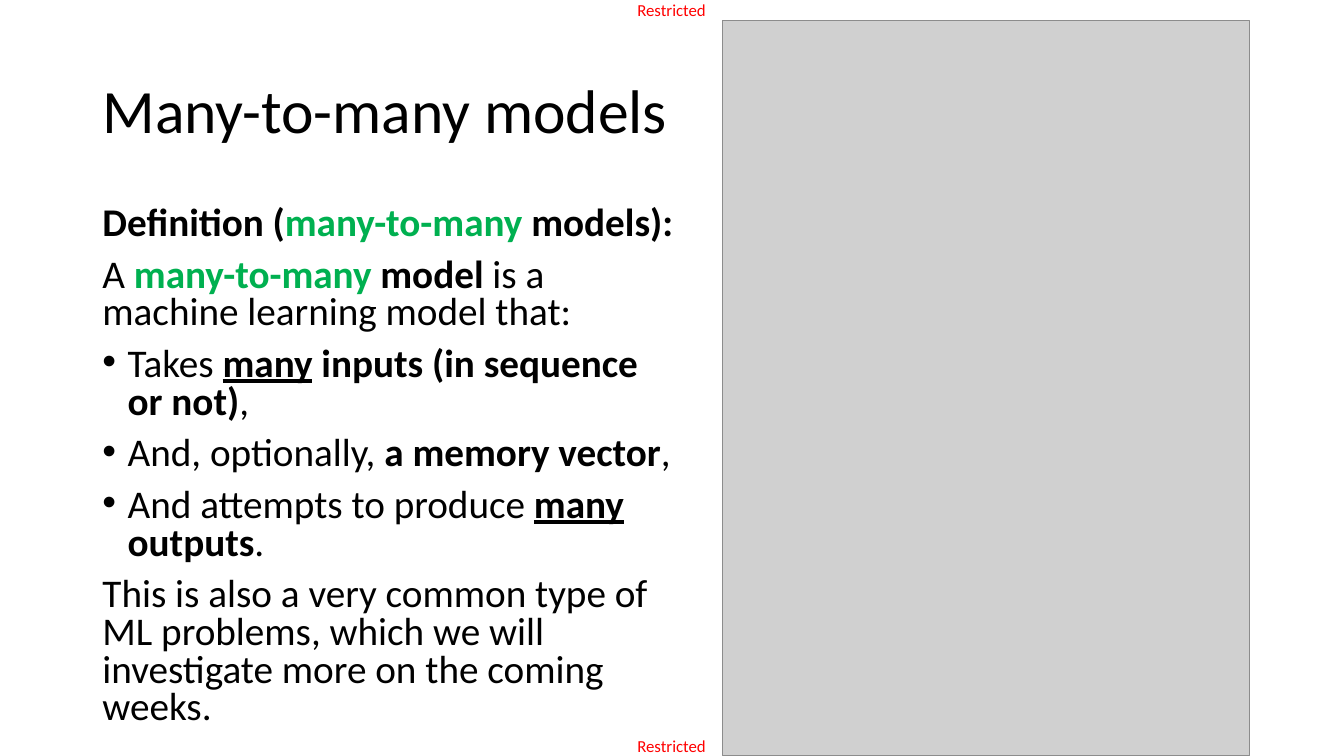
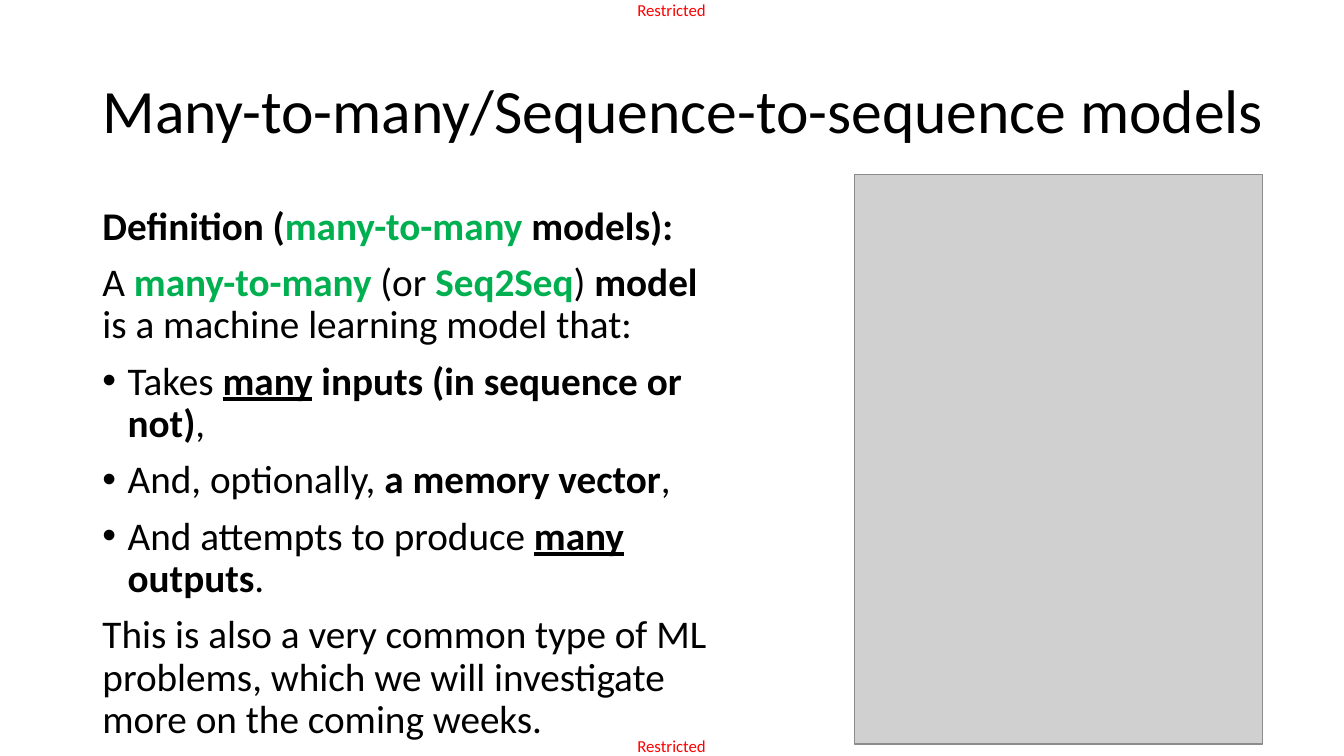
Before and after one commit to matthieudemari/SUTD_DL_50_039, a slide deck: slide 57 of W6/2. W6S2 final/W6S2.pptx (slide 58 before the commit). Drawn at 1344x756 pixels with LibreOffice and Linux fonts; fonts in the diff are those of the drawing; grey boxes stand for pictures. Boxes give left, top, right and bottom in pixels: in the first picture for what was removed or moved away, otherwise in the second. Text is boxed around its words. In the diff, an @@ line names an element or a change of style, - is before the commit and + after.

```diff
--- a/W6/2. W6S2 final/W6S2.pptx
+++ b/W6/2. W6S2 final/W6S2.pptx
@@ title at (x1=102, y1=90, x2=1263, y2=143): text changed @@
-Many-to-many models
+Many-to-many/Sequence-to-sequence models
@@ picture resized from (x1=723, y1=21, x2=1250, y2=756) to (x1=854, y1=174, x2=1262, y2=744) @@
@@ text at (x1=102, y1=211, x2=706, y2=740): line spacing 0.8 to 0.9 @@
@@ text at (x1=102, y1=267, x2=697, y2=345): text changed @@
-A many-to-many model is a machine learning model that:
+A many-to-many (or Seq2Seq) model is a machine learning model that:
```
Also in this commit, not shown: 15 other slides changed, 5 slides added, 7 slides removed, 11 other files.
